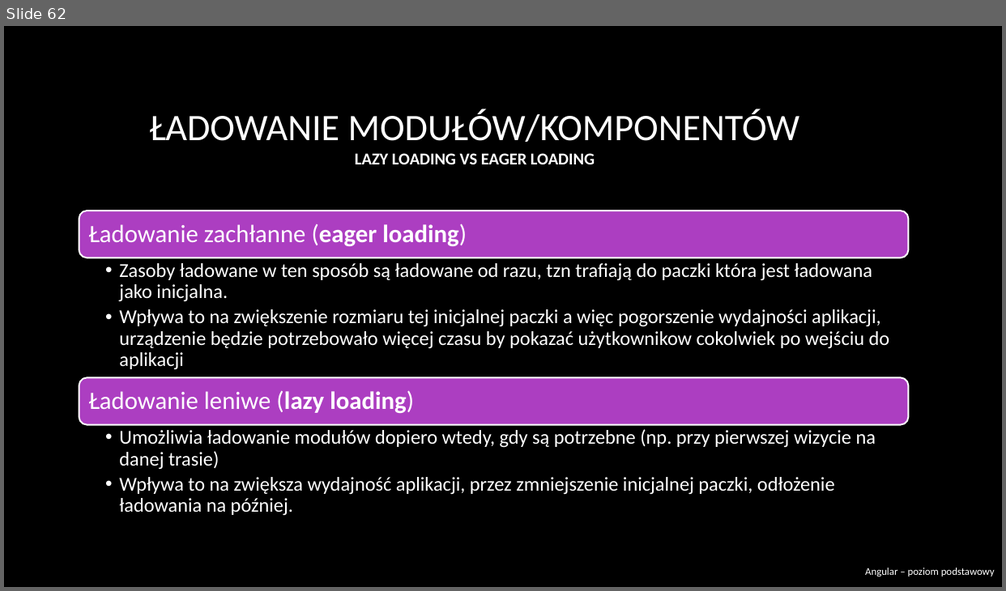
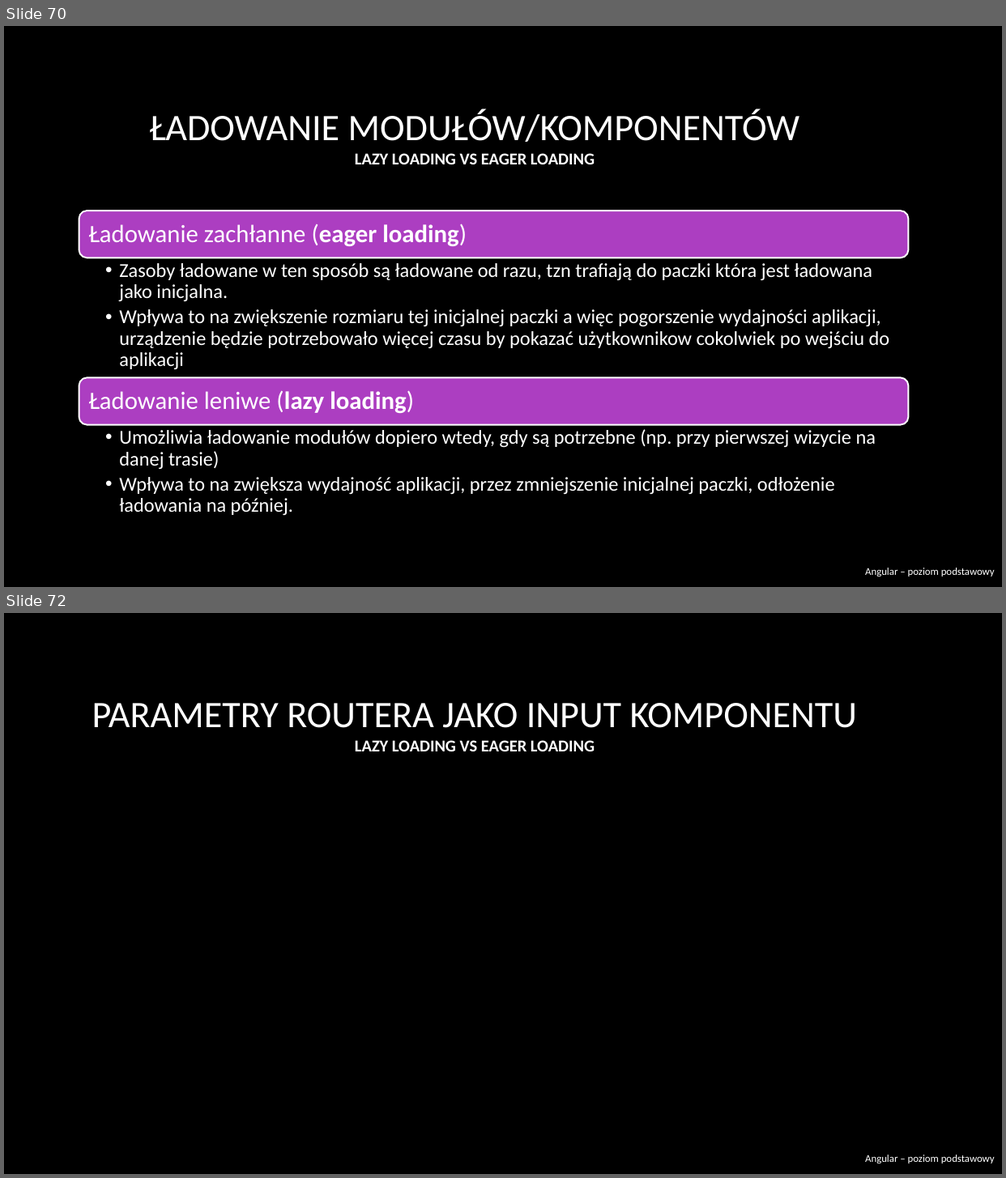
Before and after one commit to RafalSzczuka/angular-course-pfr, a slide deck: prezentacja/Angular beginner.pptx. Shown one above the other, each under a label of ours: slide 62 before the commit, slides 70 and 72 after it; the slides between them are not shown. The pictures are 1006x591 and 1006x1178 pixels, drawn with LibreOffice and Linux fonts; fonts in the diff are those of the drawing; background and template pictures are left out. Boxes give left, top, right and bottom in pixels: in the first picture for what was removed or moved away, otherwise in the second. Text is boxed around its words. In the diff, an @@ line names an element or a change of style, - is before the commit and + after.

```diff
--- a/prezentacja/Angular beginner.pptx
+++ b/prezentacja/Angular beginner.pptx
@@ slide 72 added at (4, 613, 1002, 1174), background picture (left out) @@
@@ title added at (92, 703, 858, 752), 36 pt, text #FFFFFF @@
+PARAMETRY ROUTERA JAKO INPUT KOMPONENTU
+LAZY LOADING VS EAGER LOADING
@@ text added at (865, 1155, 995, 1164), 10 pt, text #FFFFFF @@
+Angular – poziom podstawowy
@@ what was slide 62 is now slide 70 @@
```
Also in this commit, not shown: 11 slides changed, 18 other slides added, 1 slide removed.
